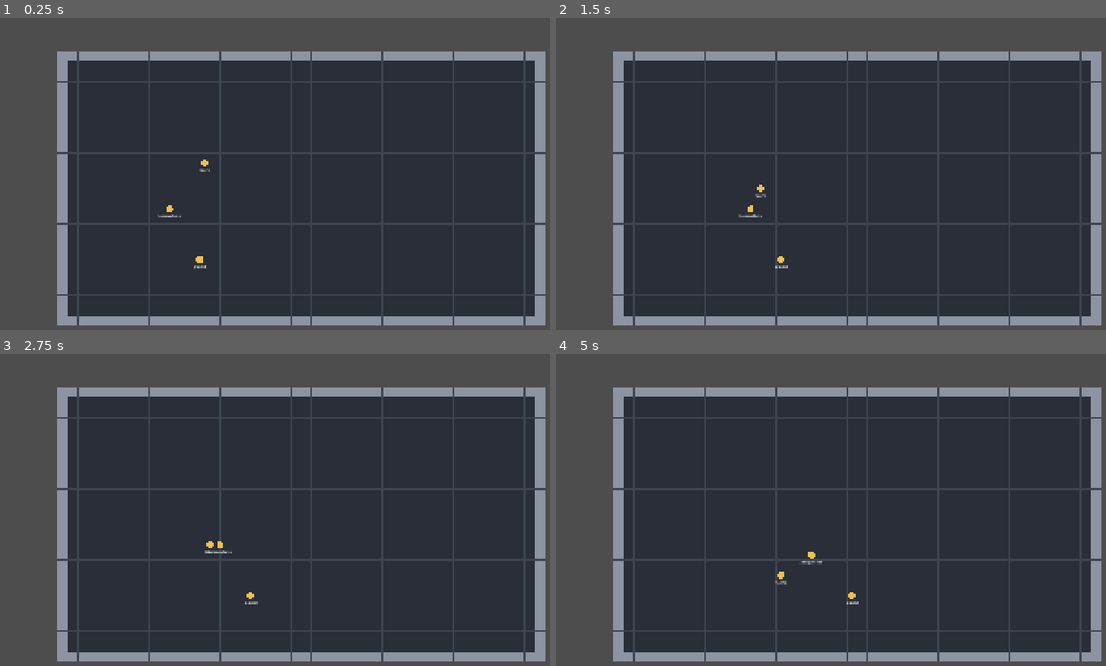
Above: before the commit, frames 1-4 (two rows, left to right).
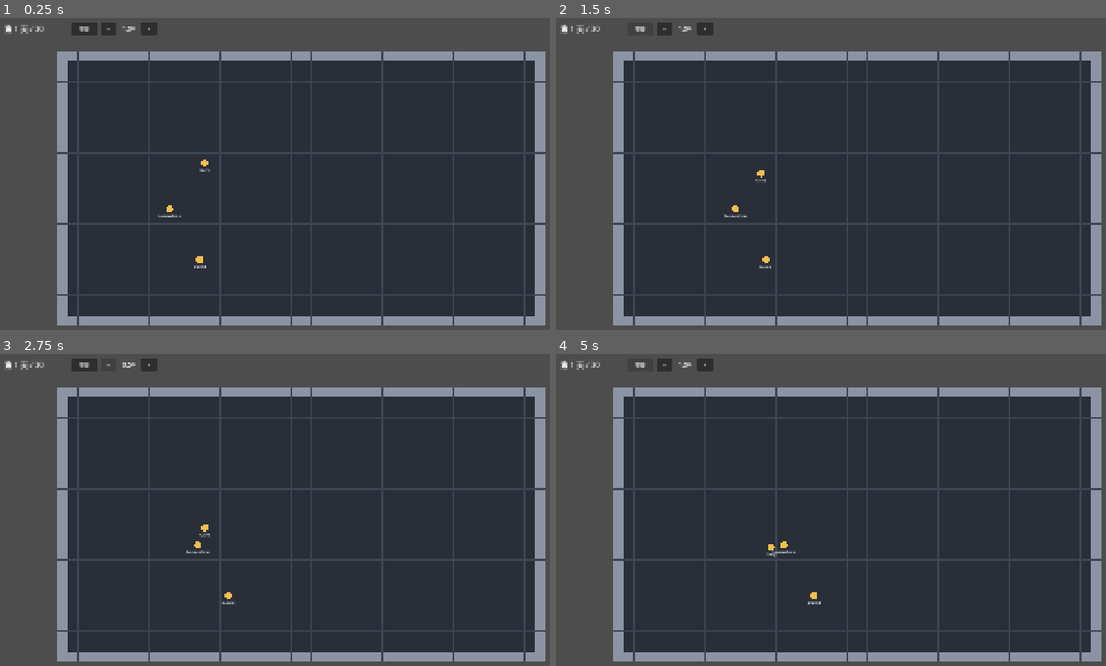
Above: after the commit, the same moments.

Repository: ntust-swe-project/group-AI
Game: Godot game, scene res://scenes/main.tscn
Two runs of this game, one before a commit and one after it. Both use one fixed random seed, a clock stepped at 60 frames per second and the inputs below.
Inputs (mouse positions are in pixels of both pictures, inside the frame that each line leads up to):
- Up to frame 1 (0.25 s): no input
- Up to frame 2 (1.5 s): click (638, 27) at 0.5 s, where only the run after the commit has a clickable "暫停"; click (638, 27) at 1.25 s, where only the run after the commit has a clickable "繼續"
- Up to frame 3 (2.75 s): click (110, 363) at 2 s, where only the run after the commit has a clickable "−"
- Up to frame 4 (5 s): click (704, 363) at 2.75 s, where only the run after the commit has a clickable "+"; click (638, 363) at 3.5 s, where only the run after the commit has a clickable "暫停"; click (638, 363) at 4.25 s, where only the run after the commit has a clickable "繼續"

The runs differ from the first frame. In frame 1, 0.5% of the frame differs, in the area x 0-29%, y 1-6%; in frame 2, 0.6%; in frame 3, 0.7%, in the area x 0-47%, y 1-81%; in frame 4, 0.7%.

Commit message:
feat(ui): add the day counter and pause and speed controls
A HUD in the top-left shows the day out of 30, adding (結束) once the run
is over, with pause/continue and -/+ speed buttons. Buttons take no
keyboard focus so a later Space press does not repeat the last click.
Covers A8 with HUD tests.

Co-Authored-By: Claude Opus 5.5 <noreply@anthropic.com>

Diff:
--- /dev/null
+++ b/scenes/hud.gd
@@ -0,0 +1,41 @@
+extends CanvasLayer
+
+## Day counter and time controls (feature 001, R1, R8).
+
+var clock: DayClock
+
+
+func _ready() -> void:
+	%PauseButton.pressed.connect(_on_pause_pressed)
+	%SlowerButton.pressed.connect(_on_slower_pressed)
+	%FasterButton.pressed.connect(_on_faster_pressed)
+
+
+func _process(_delta: float) -> void:
+	refresh()
+
+
+func refresh() -> void:
+	if clock == null:
+		return
+	var day_text := "第 %d 天 / %d" % [clock.day, DayClock.FINAL_DAY]
+	if clock.is_finished():
+		day_text += "（結束）"
+	%DayLabel.text = day_text
+	%SpeedLabel.text = "%.1f×" % clock.speed
+	%PauseButton.text = "繼續" if clock.paused else "暫停"
+
+
+func _on_pause_pressed() -> void:
+	clock.paused = not clock.paused
+	refresh()
+
+
+func _on_slower_pressed() -> void:
+	clock.slow_down()
+	refresh()
+
+
+func _on_faster_pressed() -> void:
+	clock.speed_up()
+	refresh()
--- /dev/null
+++ b/scenes/hud.tscn
@@ -0,0 +1,49 @@
+[gd_scene format=3]
+
+[ext_resource type="Script" path="res://scenes/hud.gd" id="1_hud"]
+
+[node name="Hud" type="CanvasLayer"]
+script = ExtResource("1_hud")
+
+[node name="TimeBar" type="HBoxContainer" parent="."]
+offset_left = 24.0
+offset_top = 16.0
+offset_right = 524.0
+offset_bottom = 56.0
+theme_override_constants/separation = 12
+
+[node name="DayLabel" type="Label" parent="TimeBar"]
+unique_name_in_owner = true
+custom_minimum_size = Vector2(200, 0)
+layout_mode = 2
+theme_override_font_sizes/font_size = 24
+text = "第 1 天 / 30"
+
+[node name="PauseButton" type="Button" parent="TimeBar"]
+unique_name_in_owner = true
+focus_mode = 0
+custom_minimum_size = Vector2(80, 0)
+layout_mode = 2
+text = "暫停"
+
+[node name="SlowerButton" type="Button" parent="TimeBar"]
+unique_name_in_owner = true
+focus_mode = 0
+custom_minimum_size = Vector2(48, 0)
+layout_mode = 2
+text = "−"
+
+[node name="SpeedLabel" type="Label" parent="TimeBar"]
+unique_name_in_owner = true
+custom_minimum_size = Vector2(56, 0)
+layout_mode = 2
+theme_override_font_sizes/font_size = 20
+text = "1.0×"
+horizontal_alignment = 1
+
+[node name="FasterButton" type="Button" parent="TimeBar"]
+unique_name_in_owner = true
+focus_mode = 0
+custom_minimum_size = Vector2(48, 0)
+layout_mode = 2
+text = "+"
--- a/scenes/main.gd
+++ b/scenes/main.gd
@@ -14,10 +14,13 @@
 var _rng := RandomNumberGenerator.new()
 
 @onready var station_map: Node2D = $StationMap
+@onready var hud: CanvasLayer = $Hud
 
 
 func _ready() -> void:
 	station_map.grid = grid
+	hud.clock = clock
+	hud.refresh()
 	station_map.position = ((get_viewport_rect().size - station_map.pixel_size()) / 2.0).round()
 	for colonist in colony.colonists:
 		_show_colonist(colonist)
--- a/scenes/main.tscn
+++ b/scenes/main.tscn
@@ -2,9 +2,12 @@
 
 [ext_resource type="Script" path="res://scenes/main.gd" id="1_main"]
 [ext_resource type="Script" path="res://scenes/station_map.gd" id="2_map"]
+[ext_resource type="PackedScene" path="res://scenes/hud.tscn" id="3_hud"]
 
 [node name="Main" type="Node2D"]
 script = ExtResource("1_main")
 
 [node name="StationMap" type="Node2D" parent="."]
 script = ExtResource("2_map")
+
+[node name="Hud" parent="." instance=ExtResource("3_hud")]
--- /dev/null
+++ b/test/test_hud.gd
@@ -0,0 +1,60 @@
+extends GutTest
+
+# T6 — day counter and speed controls (A8). Looks are checked by hand.
+
+const MainScene := preload("res://scenes/main.tscn")
+
+var main: Node
+var hud: Node
+
+
+func before_each():
+	main = add_child_autofree(MainScene.instantiate())
+	hud = main.get_node("Hud")
+
+
+func _text(path: String) -> String:
+	return hud.get_node(path).text
+
+
+func test_shows_day_one_of_thirty_at_start():
+	assert_eq(_text("%DayLabel"), "第 1 天 / 30")
+
+
+func test_day_label_follows_the_clock():
+	main.clock.advance(DayClock.SECONDS_PER_DAY * 4)
+	gut.simulate(main, 1, 0.0)
+	assert_eq(_text("%DayLabel"), "第 5 天 / 30")
+
+
+func test_day_label_says_when_the_run_is_over():
+	main.clock.advance(DayClock.SECONDS_PER_DAY * 30)
+	gut.simulate(main, 1, 0.0)
+	assert_eq(_text("%DayLabel"), "第 30 天 / 30（結束）")
+
+
+func test_shows_normal_speed_at_start():
+	assert_eq(_text("%SpeedLabel"), "1.0×")
+
+
+func test_faster_button_speeds_up():
+	hud.get_node("%FasterButton").pressed.emit()
+	assert_eq(main.clock.speed, 1.5)
+	assert_eq(_text("%SpeedLabel"), "1.5×")
+
+
+func test_slower_button_slows_down():
+	hud.get_node("%SlowerButton").pressed.emit()
+	assert_eq(main.clock.speed, 0.5)
+	assert_eq(_text("%SpeedLabel"), "0.5×")
+
+
+func test_pause_button_toggles_pause():
+	var button: Button = hud.get_node("%PauseButton")
+	assert_eq(button.text, "暫停")
+	button.pressed.emit()
+	assert_true(main.clock.paused)
+	assert_eq(button.text, "繼續")
+	button.pressed.emit()
+	assert_false(main.clock.paused)
+	assert_eq(button.text, "暫停")
Not shown, added: scenes/hud.gd.uid
Not shown, added: test/test_hud.gd.uid
